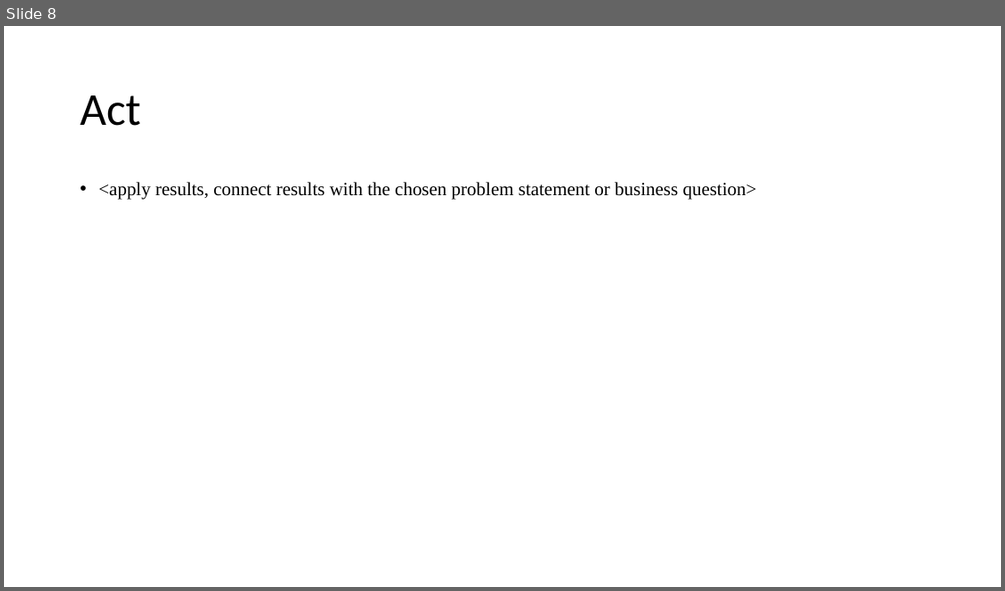
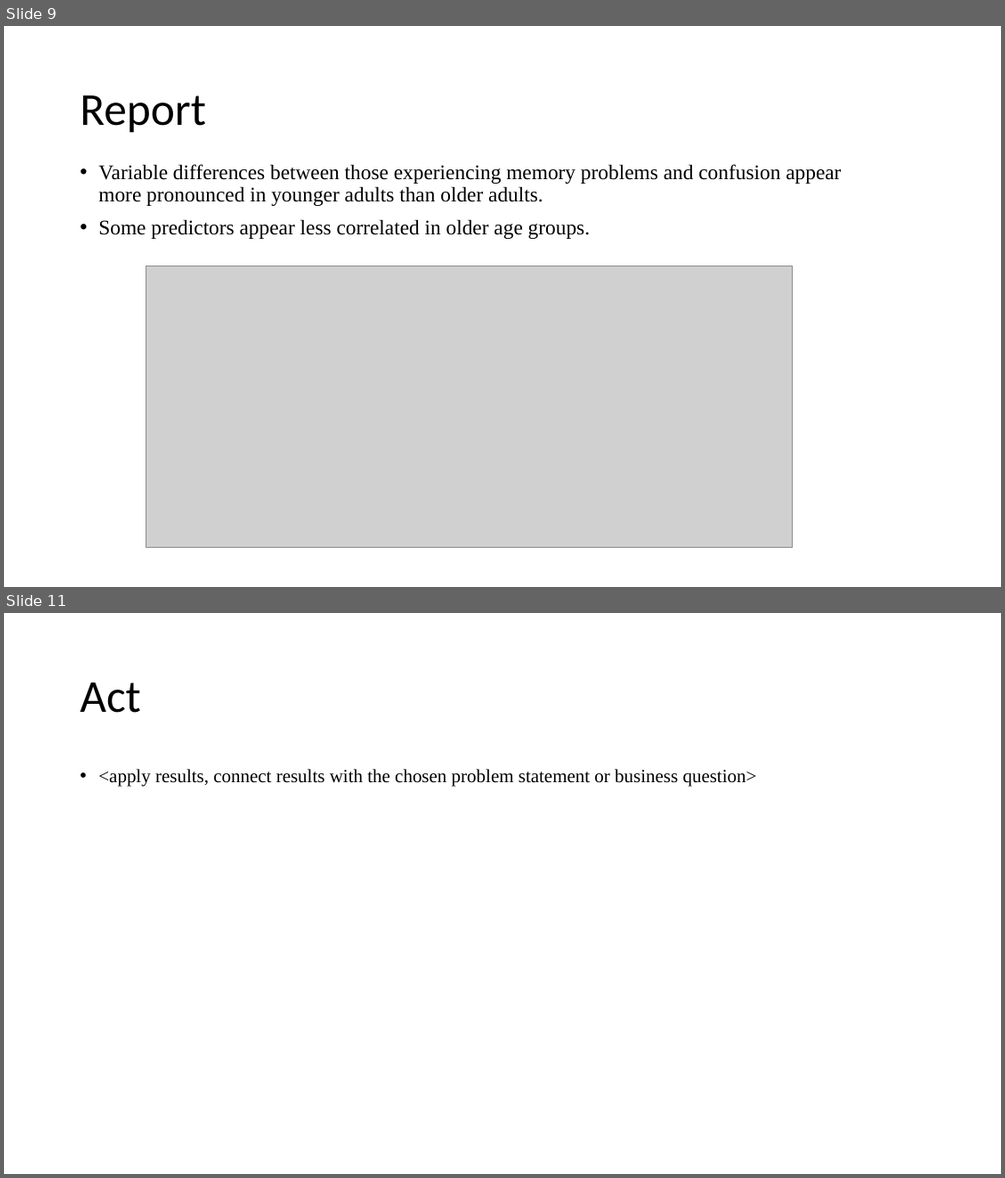
Before and after one commit to jfisher43/ana500, a slide deck: FisherJ_ANA500_Micro-Project_template.pptx. Shown one above the other, each under a label of ours: slide 8 before the commit, slides 9 and 11 after it; the slides between them are not shown. The pictures are 1005x591 and 1005x1178 pixels, drawn with LibreOffice and Linux fonts; fonts in the diff are those of the drawing; grey boxes stand for pictures. Boxes give left, top, right and bottom in pixels: in the first picture for what was removed or moved away, otherwise in the second. Text is boxed around its words. In the diff, an @@ line names an element or a change of style, - is before the commit and + after.

```diff
--- a/FisherJ_ANA500_Micro-Project_template.pptx
+++ b/FisherJ_ANA500_Micro-Project_template.pptx
@@ slide 9 added at (4, 26, 1001, 587), background #FFFFFF @@
@@ title added at (80, 95, 206, 133), 44 pt, text #000000 @@
+Report
@@ text added at (98, 164, 841, 239), 20 pt, text #000000 @@
+• Variable differences between those experiencing memory problems and confusion appear more pronounced in younger adults than older adults.
+• Some predictors appear less correlated in older age groups.
@@ picture added at (146, 266, 793, 548) @@
@@ what was slide 8 is now slide 11 @@
```
Also in this commit, not shown: 6 slides changed, 3 other slides added, 1 slide removed, 3 other files.
